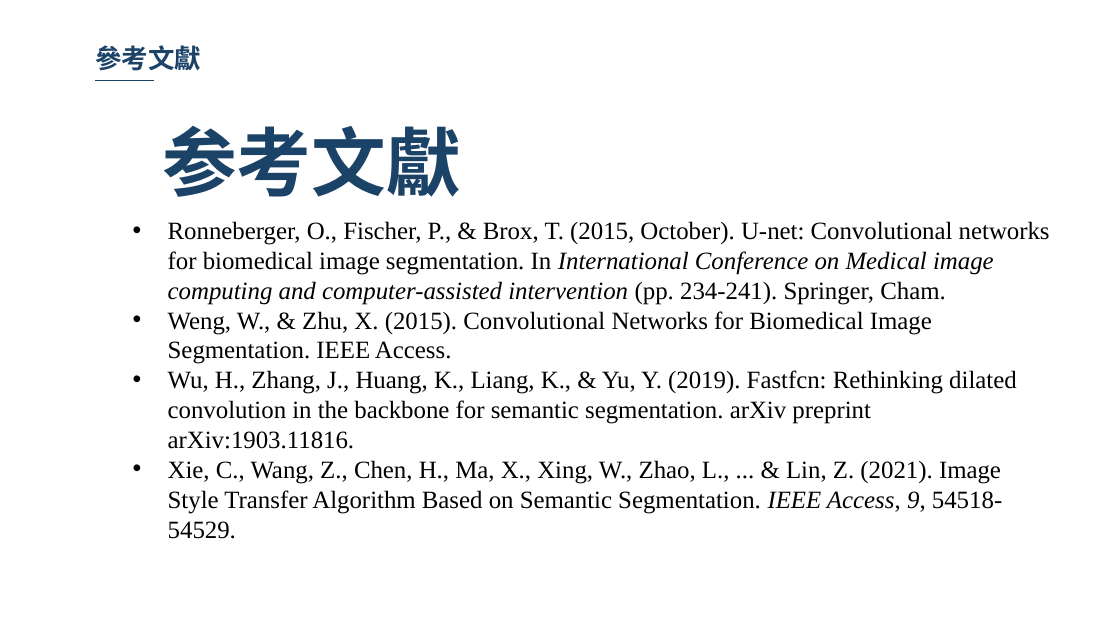
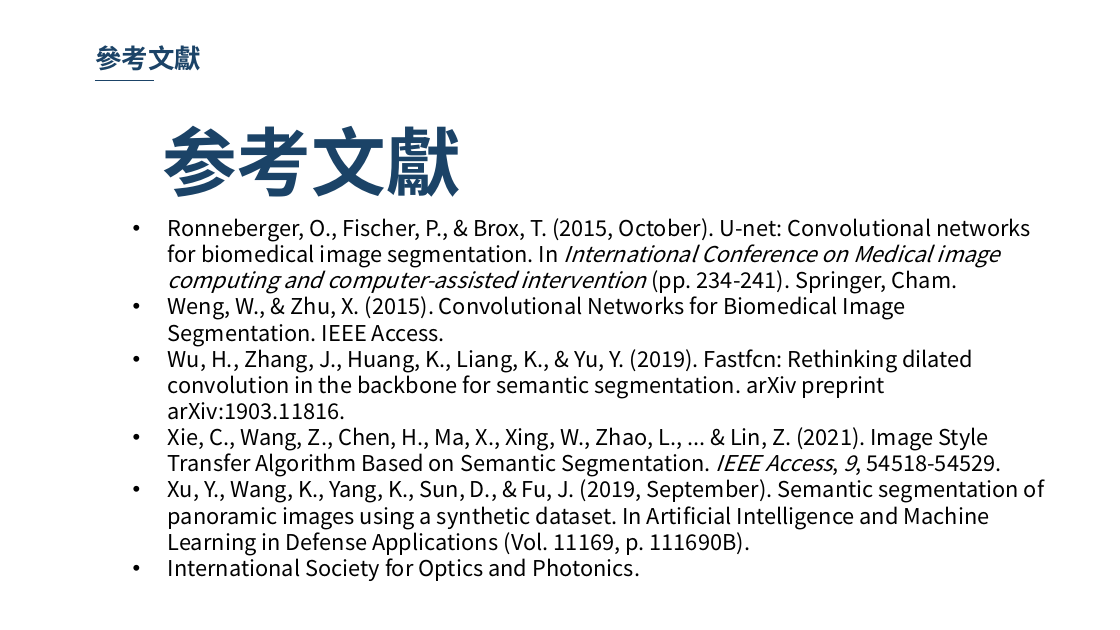
Before and after one commit to 10994015/paper, a slide deck: slide 46 of 論文/論文初審.pptx (slide 44 before the commit). Drawn at 1120x630 pixels with LibreOffice and Linux fonts; fonts in the diff are those of the drawing; background and template pictures are left out. Boxes give left, top, right and bottom in pixels: in the first picture for what was removed or moved away, otherwise in the second. Text is boxed around its words. In the diff, an @@ line names an element or a change of style, - is before the commit and + after.

```diff
--- a/論文/論文初審.pptx
+++ b/論文/論文初審.pptx
@@ text at (168,218,1031,477): size 16 to 14 pt, font Times New Roman to Noto Sans CJK SC in "Ronneberger, O., Fischer, P., & Brox, T. ...", "Weng, W., & Zhu, X. (2015). Convolutional ...", "Wu, H., Zhang, J., Huang, K., Liang, ...", "Xie, C., Wang, Z., Chen, H., Ma, ..." @@
@@ text at (168,476,1044,581): paragraphs added @@
+• Xu, Y., Wang, K., Yang, K., Sun, D., & Fu, J. (2019, September). Semantic segmentation of panoramic images using a synthetic dataset. In Artificial Intelligence and Machine Learning in Defense Applications (Vol. 11169, p. 111690B).
+• International Society for Optics and Photonics.
```
Also in this commit, not shown: 18 other slides changed, 3 slides added, 1 slide removed.
